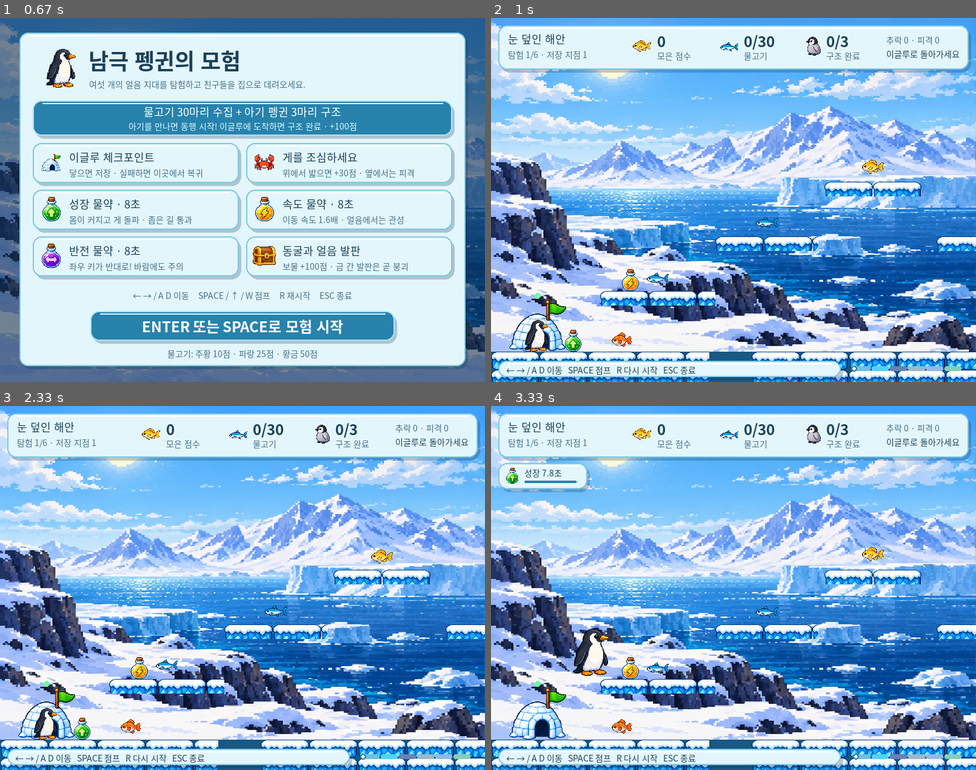
Above: before the commit, frames 1-4 (two rows, left to right).
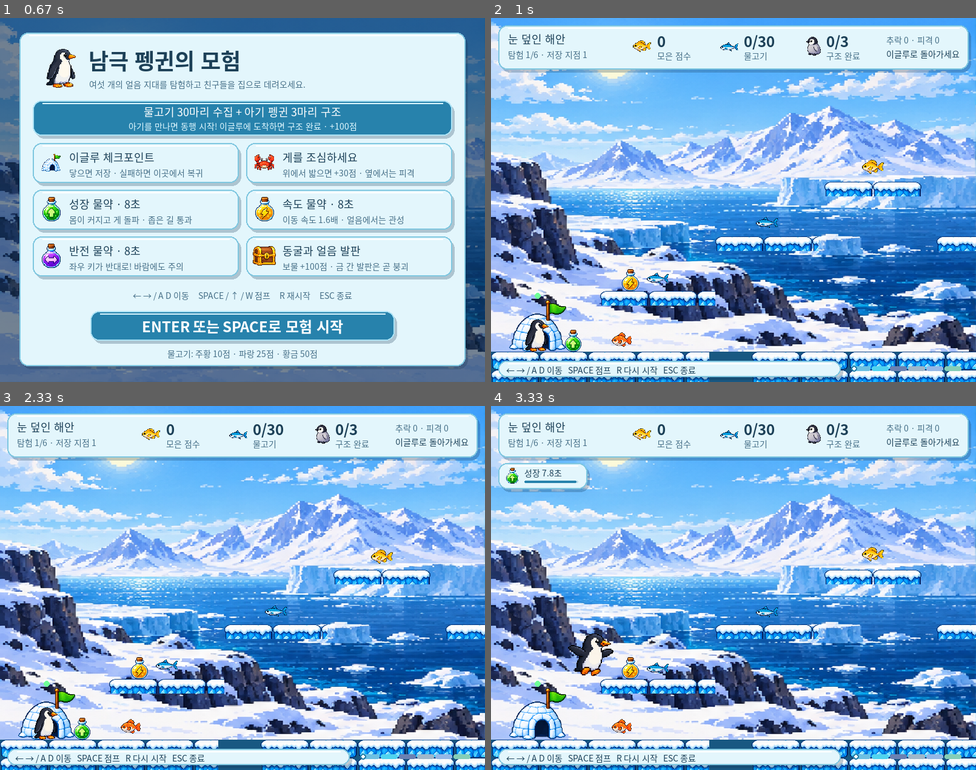
Above: after the commit, the same moments.

Repository: CJE-cpu/penguingame
Game: pygame game, started from pygame/main.py
Same seed, same stepped clock (60 frames per second), same inputs: the game is played once before the commit and once after it.
Inputs:
- Up to frame 1 (0.67 s): tap A at 0.33 s
- Up to frame 2 (1 s): tap Space at 0.67 s
- Up to frame 3 (2.33 s): tap D at 1 s; tap R at 1.33 s; tap Enter at 1.67 s
- Up to frame 4 (3.33 s): hold Right from 3 s (still down); hold D from 3 s (still down); tap Space at 3.07 s

Frame 1 is identical in both runs. In frame 2, less than 0.1% of the frame differs, in the area x 6-12%, y 82-92%; in frame 3, less than 0.1%; in frame 4, 0.5%, in the area x 15-26%, y 61-75%.

Commit message:
Animate penguin walking, jumping, falling and landing

Diff:
--- /dev/null
+++ b/pygame/animation.py
@@ -0,0 +1,60 @@
+"""Penguin sprite animation without altering the physics body."""
+import math
+import pygame as pg
+
+
+class PenguinAnimation:
+    def __init__(self, data):
+        names = ['walk-1', 'walk-2', 'walk-3', 'walk-4', 'idle', 'jump', 'fall', 'land']
+        self.frames = {name: pg.image.load(str(data / f'penguin-animation-{name}.png')).convert_alpha()
+                       for name in names}
+        self.cache = {}
+        for name, image in self.frames.items():
+            for grown in (False, True):
+                sized = pg.transform.scale(image, (96,84)) if grown else image
+                for right in (False, True):
+                    self.cache[name, grown, right] = pg.transform.flip(sized, True, False) if right else sized
+        self.reset()
+
+    def reset(self):
+        self.state = 'idle'
+        self.clock = 0.0
+        self.distance = 0.0
+        self.landing = 0.0
+        self.puffs = []
+
+    def update(self, dt, player, velocity_y, grounded, was_grounded, distance):
+        self.clock += dt
+        self.landing = max(0, self.landing-dt)
+        self.puffs = [(x, y, life-dt) for x,y,life in self.puffs if life > dt]
+        if grounded and not was_grounded:
+            self.landing = 0.14
+            self.puffs.extend((player.centerx+offset, player.bottom-2, 0.3) for offset in (-15,-7,7,15))
+        if not grounded:
+            self.state = 'jump' if velocity_y < 0 else 'fall'
+        elif self.landing:
+            self.state = 'land'
+        elif distance > 0.2:
+            self.state = 'walk'
+            self.distance += abs(distance)
+        else:
+            self.state = 'idle'
+            self.distance = 0
+
+    def image(self, grown, right):
+        name = f'walk-{int(self.distance/11)%4+1}' if self.state == 'walk' else self.state
+        image = self.cache[name, bool(grown), right]
+        if self.state == 'idle':
+            # Subtle breathing; the feet stay anchored on the platform.
+            height = image.get_height()+round(math.sin(self.clock*2.8)*(1.5 if grown else 1))
+            return pg.transform.scale(image, (image.get_width(), height))
+        return image
+
+    def draw_puffs(self, screen, camera_x):
+        layer = pg.Surface(screen.get_size(), pg.SRCALPHA)
+        for x,y,life in self.puffs:
+            elapsed = 0.3-life
+            drift = -1 if int(x)%2 else 1
+            pos = (round(x-camera_x+drift*elapsed*24), round(y-elapsed*16))
+            pg.draw.circle(layer, (225,249,255,round(190*life/0.3)), pos, max(1,round(4-life*6)))
+        screen.blit(layer, (0,0))
--- a/pygame/main.py
+++ b/pygame/main.py
@@ -3,6 +3,7 @@
 import math
 import pygame as pg
 from ui import IceUI
+from animation import PenguinAnimation
 
 WIDTH, HEIGHT = 800, 600
 REGION_WIDTH = 1200
@@ -86,6 +87,7 @@
         self.penguin_right = pg.transform.flip(self.penguin_left, True, False)
         self.big_penguin_left = load_image('penguin-adult-left.png', (60, 78), keep_aspect=True)
         self.big_penguin_right = pg.transform.flip(self.big_penguin_left, True, False)
+        self.animation = PenguinAnimation(DATA)
         self.fish_images = {}
         for kind, (filename, tint, points) in FISH_TYPES.items():
             image = load_image(filename, (36, 24), keep_aspect=True)
@@ -126,6 +128,7 @@
         self.reset()
 
     def reset(self):
+        self.animation.reset()
         self.player = pg.Rect(55, 498, 40, 52)
         self.x, self.y = float(self.player.x), float(self.player.y)
         self.velocity_y = 0.0
@@ -242,6 +245,7 @@
                     self.score += 100
 
     def respawn(self, hit=False):
+        self.animation.reset()
         self.effects = {kind: 0.0 for kind in ITEM_STYLE}
         self.player.size = (40, 52)
         self.player.topleft = self.spawn
@@ -268,6 +272,8 @@
         if self.won:
             return
         self.invincible = max(0.0, self.invincible - dt)
+        was_grounded = self.on_ground
+        previous_x = self.player.x
         self.update_adventure(dt)
         previous_bottom = self.player.bottom
         for enemy in self.enemies:
@@ -365,6 +371,9 @@
             self.won = True
         if self.player.top > HEIGHT:
             self.respawn()
+            return
+        self.animation.update(dt, self.player, self.velocity_y, self.on_ground,
+                              was_grounded, abs(self.player.x-previous_x))
         self.update_presentation(dt)
 
     def draw(self, screen):
@@ -403,10 +412,8 @@
         for kind, rect in self.items:
             rect = rect.move(-self.camera_x, 0)
             screen.blit(self.item_images[kind], rect)
-        if self.effects['grow']:
-            image = self.big_penguin_right if self.facing_right else self.big_penguin_left
-        else:
-            image = self.penguin_right if self.facing_right else self.penguin_left
+        image = self.animation.image(self.effects['grow'], self.facing_right)
+        self.animation.draw_puffs(screen, self.camera_x)
         if not self.invincible or int(self.time * 10) % 2 == 0:
             rect = self.player.move(-self.camera_x, 0)
             screen.blit(image, image.get_rect(midbottom=rect.midbottom))
--- a/pygame/test_game.py
+++ b/pygame/test_game.py
@@ -194,6 +194,40 @@
         self.assertEqual(g.region_banner, 0)
         self.assertEqual(g.camera_x, 0)
 
+    def test_penguin_animation_states(self):
+        g = self.game
+        g.items = []
+        g.enemies = []
+        self.place(g.region_grounds[0][0], 75)
+        g.update(1/60)
+        self.assertEqual(g.animation.state, 'idle')
+        frames = set()
+        for _ in range(16):
+            g.update(1/60, 1)
+            self.assertEqual(g.animation.state, 'walk')
+            frames.add(pg.image.tobytes(g.animation.image(False, True), 'RGBA'))
+        self.assertEqual(len(frames), 4)
+        self.place(g.region_grounds[0][0], 75)
+        g.animation.reset()
+        states = set()
+        for tick in range(60):
+            g.update(1/60, 0, tick == 0)
+            states.add(g.animation.state)
+            if g.animation.state == 'land':
+                self.assertTrue(g.animation.puffs)
+        self.assertTrue({'jump', 'fall', 'land', 'idle'} <= states)
+        g.animation.state = 'jump'
+        normal = g.animation.image(False, False)
+        right = g.animation.image(False, True)
+        self.assertEqual(pg.image.tobytes(pg.transform.flip(normal, True, False), 'RGBA'),
+                         pg.image.tobytes(right, 'RGBA'))
+        self.assertEqual(normal.get_size(), (64, 56))
+        self.assertEqual(g.animation.image(True, False).get_size(), (96, 84))
+        self.assertEqual(g.player.size, (40, 52))
+        g.respawn()
+        self.assertEqual(g.animation.state, 'idle')
+        self.assertFalse(g.animation.puffs)
+
 
 if __name__ == '__main__':
     unittest.main()
Binary file added: pygame/data/penguin-animation-atlas.png
Binary file added: pygame/data/penguin-animation-fall.png
Binary file added: pygame/data/penguin-animation-idle.png
Binary file added: pygame/data/penguin-animation-jump.png
Binary file added: pygame/data/penguin-animation-land.png
Binary file added: pygame/data/penguin-animation-walk-1.png
Binary file added: pygame/data/penguin-animation-walk-2.png
Binary file added: pygame/data/penguin-animation-walk-3.png
Binary file added: pygame/data/penguin-animation-walk-4.png
Not shown, changed: pygame/AntarcticPenguin.exe
Not shown, changed: pygame/data/ASSETS.md
